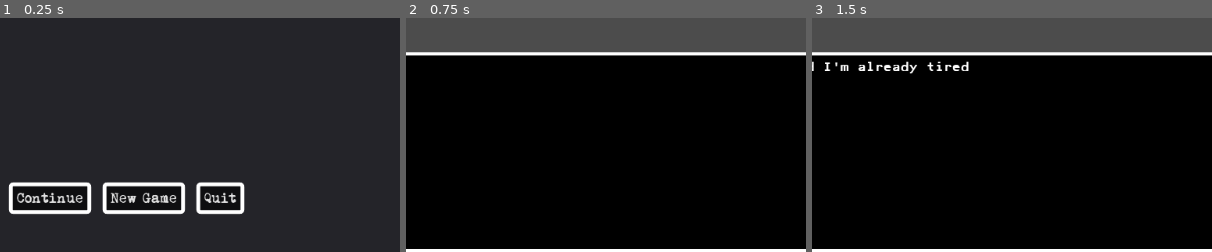
Above: before the commit, frames 1-3 (left to right).
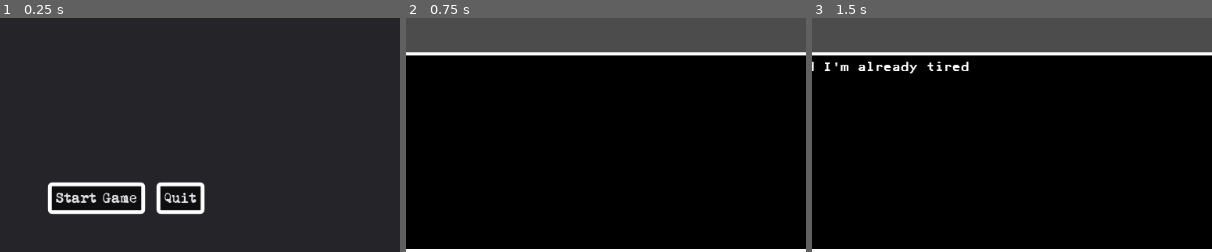
Above: after the commit, the same moments.

Repository: remmarcoux/prism
Game: Godot game, scene res://Menu/MainMenu.tscn
Two runs of this game, one before a commit and one after it. Both use one fixed random seed, a clock stepped at 60 frames per second and the inputs below.
Inputs (mouse positions are % of the whole screen's width and height, from its top left):
- Up to frame 1 (0.25 s): no input
- Up to frame 2 (0.75 s): click "Continue" (after the commit: "Start Game") at 0.5 s
- Up to frame 3 (1.5 s): tap Enter (ui_accept) at 1.25 s; move the mouse to (72, 45) at 1.27 s; hold Right (ui_right) from 1.28 s (still down); click (72, 45) at 1.42 s
The pictures show only the part of the screen within x 34-84%, y 50-100%; the shares and areas given below are measured in that part.

The runs differ from the first frame. In frame 1, 5.3% of the frame differs, in the area x 2-62%, y 70-85%; in frame 2, nothing differs; in frame 3, nothing differs.

Commit message:
Quickfixes

Diff:
--- a/AudioManager/AudioManager.gd
+++ b/AudioManager/AudioManager.gd
@@ -21,7 +21,6 @@
 func _create_sfx_player()-> AudioStreamPlayer:
 	var player = _create_stream_player()
 	player.connect("finished", player, "queue_free")
-	add_child(player)
 	return player
 
 func _create_stream_player() -> AudioStreamPlayer:
--- a/Menu/MainMenu.gd
+++ b/Menu/MainMenu.gd
@@ -7,7 +7,7 @@
 
 func _ready():
 	AudioManager.play_music([introMenuMusic, mainMenuMusic], music_loop_method)
-	if !Progress.isStageCompleted(1) && false :
+	if !Progress.isStageCompleted(1):
 		$"ContentSafeZone/Menu buttons/Load".text = "Start Game"
 		$"ContentSafeZone/Menu buttons/New".hide()
 
